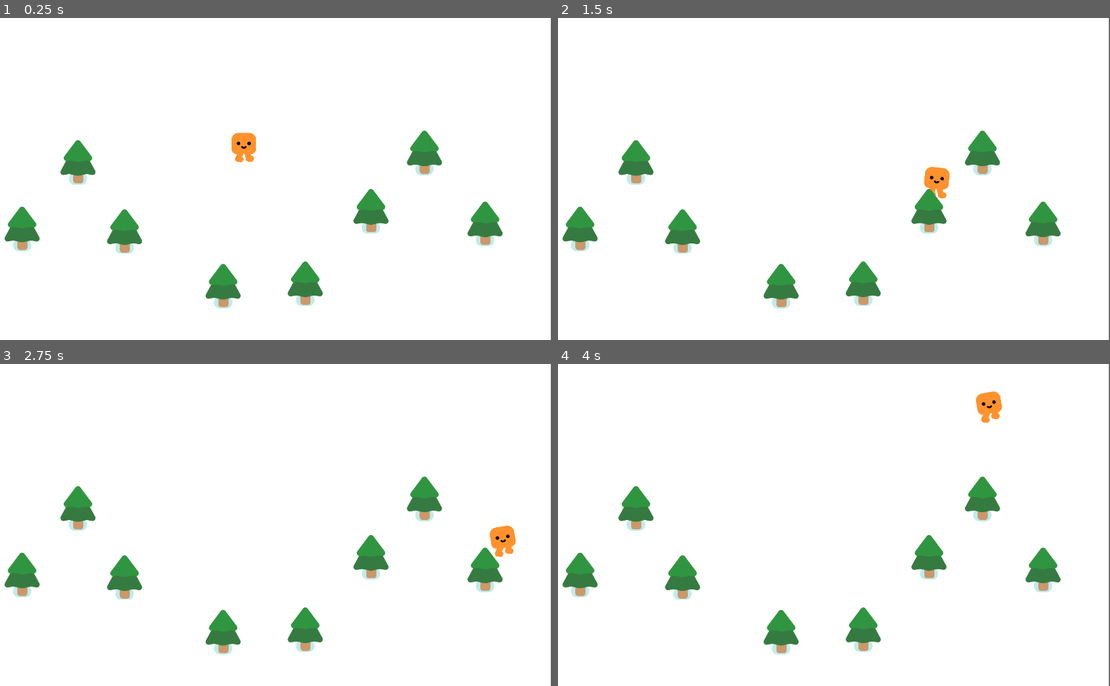
Above: before the commit, frames 1-4 (two rows, left to right).
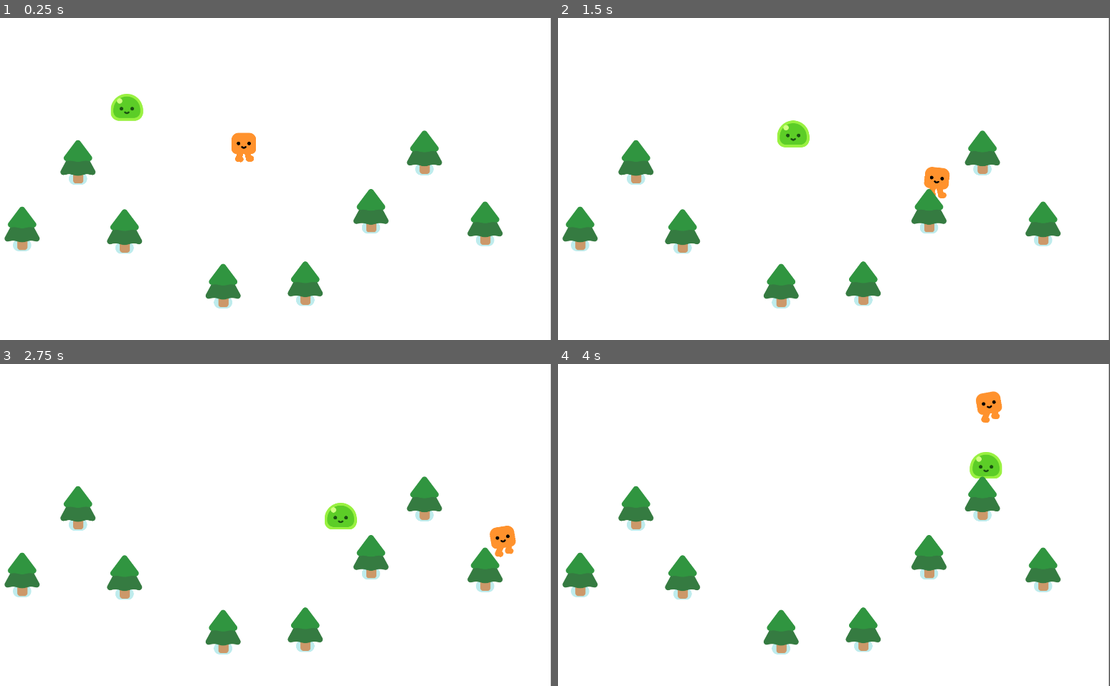
Above: after the commit, the same moments.

Repository: ra1nns/rogue-like-game-Noell-
Game: Godot game, scene res://rogue_game.tscn
The game is run twice, just before and just after one commit, with the same random seed, the same clock (stepped at 60 frames per second) and the same inputs.
Inputs:
- Up to frame 1 (0.25 s): no input
- Up to frame 2 (1.5 s): hold D (move_right) 0.53-1.28 s; hold S (move_down) from 1.28 s (still down)
- Up to frame 3 (2.75 s): release S (move_down) at 2.03 s; hold D (move_right) from 2.03 s (still down)
- Up to frame 4 (4 s): release D (move_right) at 2.78 s; hold W (move_up) 2.78-3.53 s; hold A (move_left) from 3.53 s (still down)

The runs differ from the first frame. In frame 1, 0.4% of the frame differs, in the area x 20-26%, y 23-32%; in frame 2, 0.4%; in frame 3, 0.4%; in frame 4, 0.4%.

Commit message:
Game update
Added a mob to the game environment

Diff:
--- a/rogue_game.tscn
+++ b/rogue_game.tscn
@@ -1,7 +1,8 @@
-[gd_scene load_steps=3 format=3 uid="uid://cpvo361uihrt6"]
+[gd_scene load_steps=4 format=3 uid="uid://cpvo361uihrt6"]
 
 [ext_resource type="PackedScene" uid="uid://cqirtpmbkrfev" path="res://player.tscn" id="1_e0ia2"]
 [ext_resource type="PackedScene" uid="uid://benthg4u1do6d" path="res://tree.tscn" id="2_nn2d6"]
+[ext_resource type="PackedScene" uid="uid://byfbhhhwsw5fm" path="res://mob.tscn" id="2_psara"]
 
 [node name="Game" type="Node2D"]
 y_sort_enabled = true
@@ -12,6 +13,9 @@
 
 [node name="Player" parent="." instance=ExtResource("1_e0ia2")]
 position = Vector2(890, 476)
+
+[node name="Mob" parent="." instance=ExtResource("2_psara")]
+position = Vector2(426, 310)
 
 [node name="Tree" parent="." instance=ExtResource("2_nn2d6")]
 position = Vector2(146, 762)
